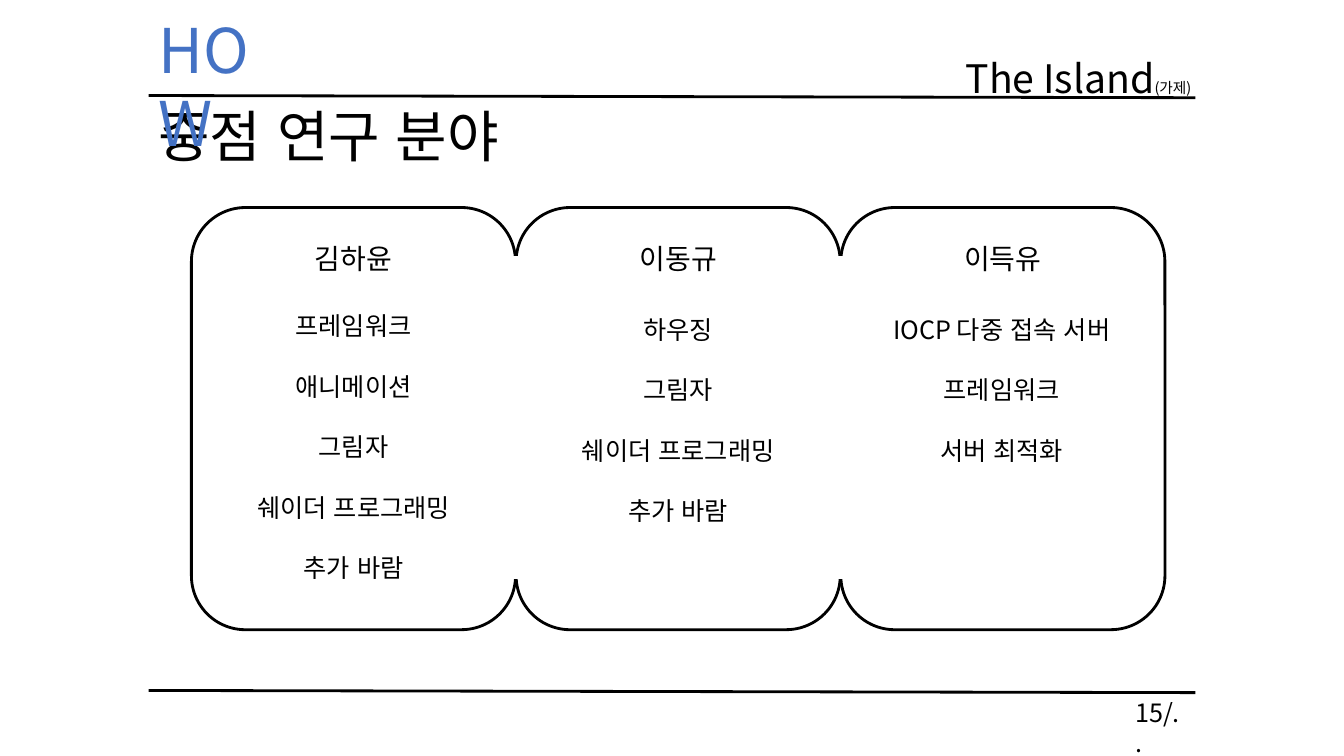
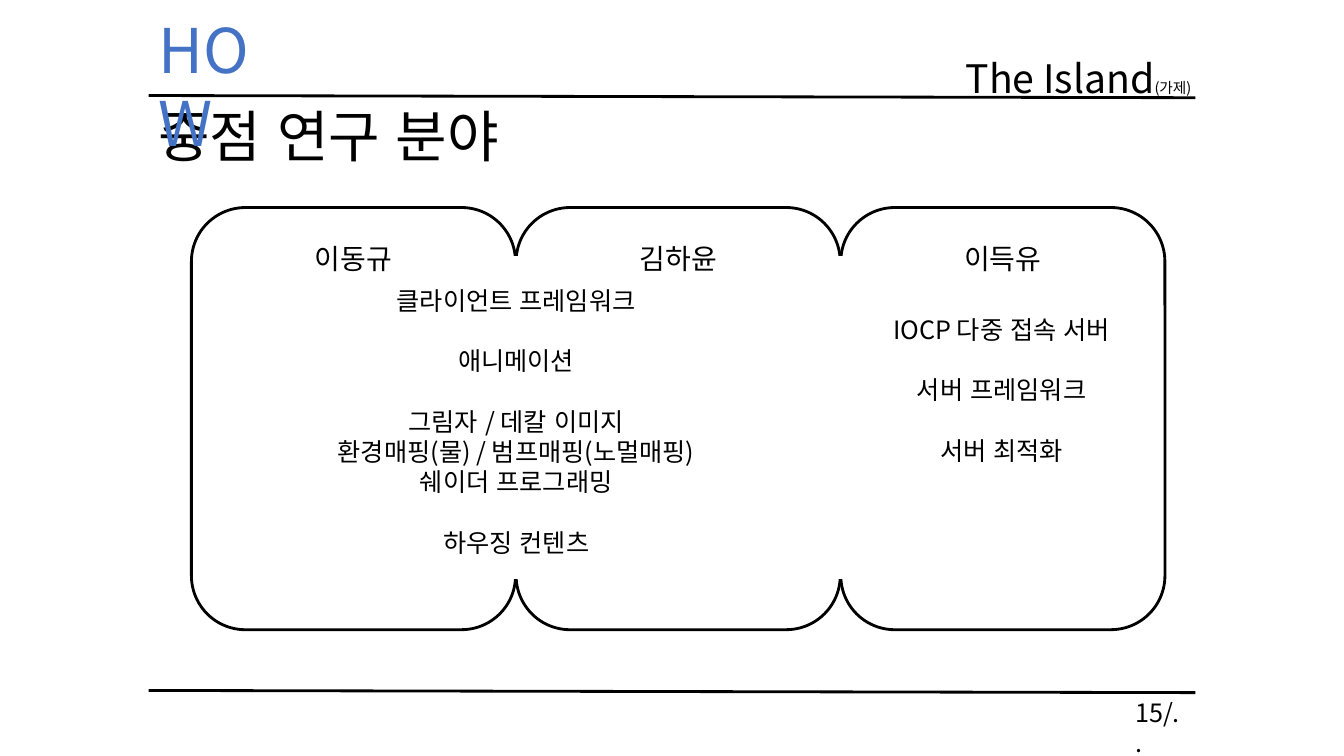
Before and after one commit to KimHaYoon/SickPerson, a slide deck: slide 15 of 문서/졸업작품 게임 기획서 초안.pptx. Drawn at 1344x756 pixels with LibreOffice and Linux fonts; fonts in the diff are those of the drawing. Boxes give left, top, right and bottom in pixels: in the first picture for what was removed or moved away, otherwise in the second. Text is boxed around its words. In the diff, an @@ line names an element or a change of style, - is before the commit and + after.

```diff
--- a/문서/졸업작품 게임 기획서 초안.pptx
+++ b/문서/졸업작품 게임 기획서 초안.pptx
@@ text at box(315, 245, 392, 272): text changed @@
-김하윤
+이동규
@@ text at box(639, 245, 716, 272): text changed @@
-이동규
+김하윤
@@ text "클라이언트 프레임워크": place and size @@
-text "클라이언트 프레임워크" at box(257, 314, 450, 579)
+text "클라이언트 프레임워크" at box(338, 289, 695, 554)
@@ text at box(397, 289, 636, 312): text changed @@
-프레임워크
+클라이언트 프레임워크
@@ text removed at box(582, 318, 775, 522) @@
-하우징
-그림자
-쉐이더 프로그래밍
-추가 바람
@@ text at box(917, 378, 1086, 401): text changed @@
-프레임워크
+서버 프레임워크
@@ text at box(338, 410, 695, 466): text changed @@
-그림자
+그림자 / 데칼 이미지
+환경매핑(물) / 범프매핑(노멀매핑)
@@ text at box(443, 531, 590, 554): text changed @@
-추가 바람
+하우징 컨텐츠
```
Also in this commit, not shown: 4 other slides changed.
